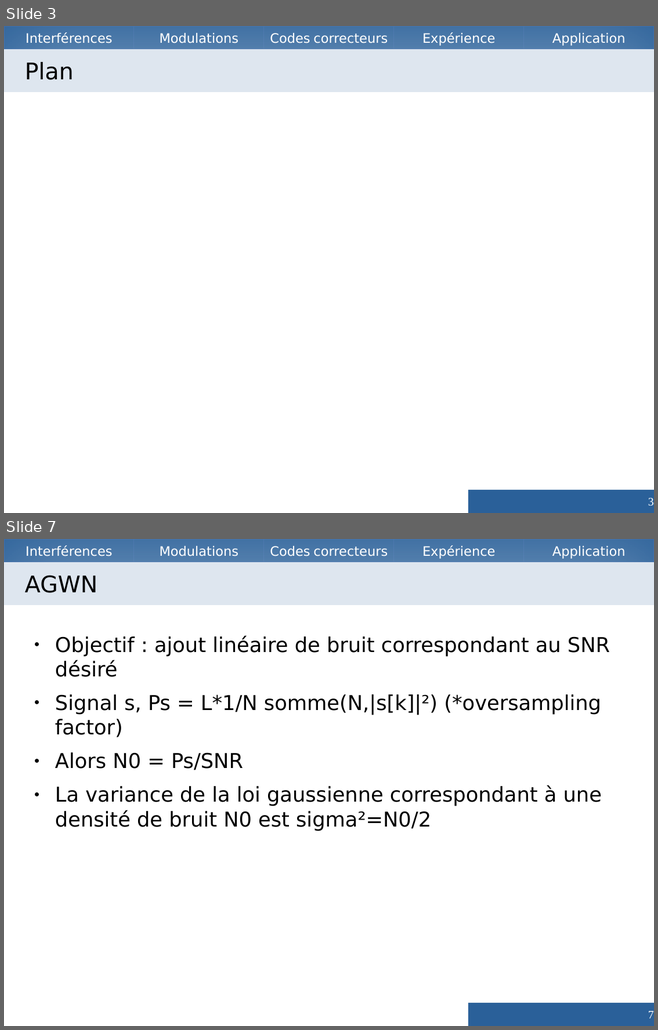
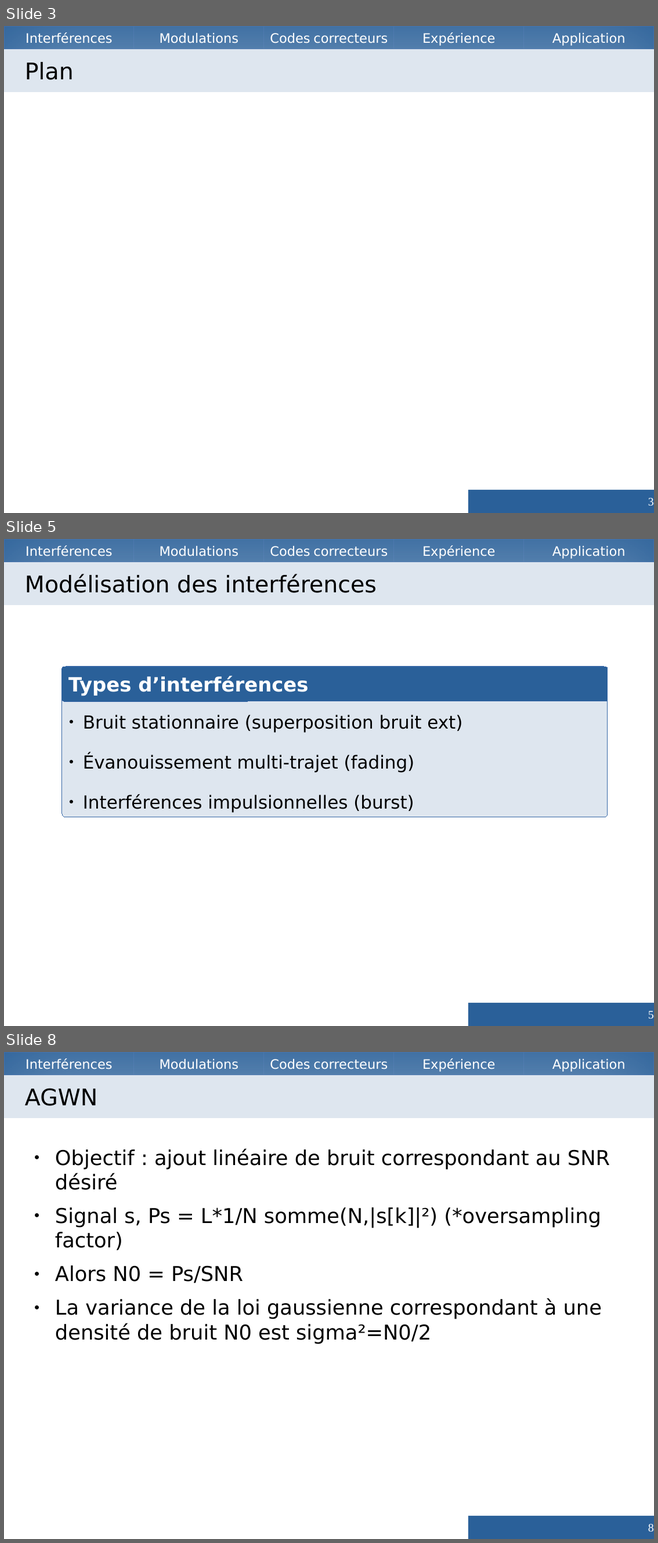
Before and after one commit to Vzrod/tipe, a slide deck: TIPE.odp. Shown one above the other, each under a label of ours: slides 3 and 7 before the commit, slides 3, 5 and 8 after it; the slides between them are not shown. The pictures are 658x1030 and 658x1543 pixels, drawn with LibreOffice and Linux fonts; fonts in the diff are those of the drawing. Boxes give left, top, right and bottom in pixels: in the first picture for what was removed or moved away, otherwise in the second. Text is boxed around its words. In the diff, an @@ line names an element or a change of style, - is before the commit and + after.

```diff
--- a/TIPE.odp
+++ b/TIPE.odp
@@ slide 5 added at (4, 539, 654, 1026), background #FFFFFF; not listed: 5 template elements that a slide beside it also shows @@
@@ title added at (4, 562, 654, 605), fill #DEE6EF, 28 pt, text #000000 @@
+Modélisation des interférences
@@ rounded rectangle added at (62, 667, 607, 818), fill #DEE6EF, outline #3465A4 0 pt, 22 pt, text #000000 @@
+● Bruit stationnaire (superposition bruit ext)
+● Évanouissement multi-trajet (fading)
+● Interférences impulsionnelles (burst)
@@ rounded rectangle added at (62, 667, 607, 702), fill #2A6099, outline #3465A4 0 pt, 24 pt, text #FFFFFF, bold @@
+Types d’interférences
@@ page number added at (468, 1003, 654, 1026), fill #2A6099, 14 pt, text #FFFFFF @@
+5
@@ what was slide 7 is now slide 8 @@
@@ page number at (648, 1524, 654, 1532): text changed @@
-7
+8
```
Also in this commit, not shown: 5 other slides added, 5 slides removed, 4 other files.
